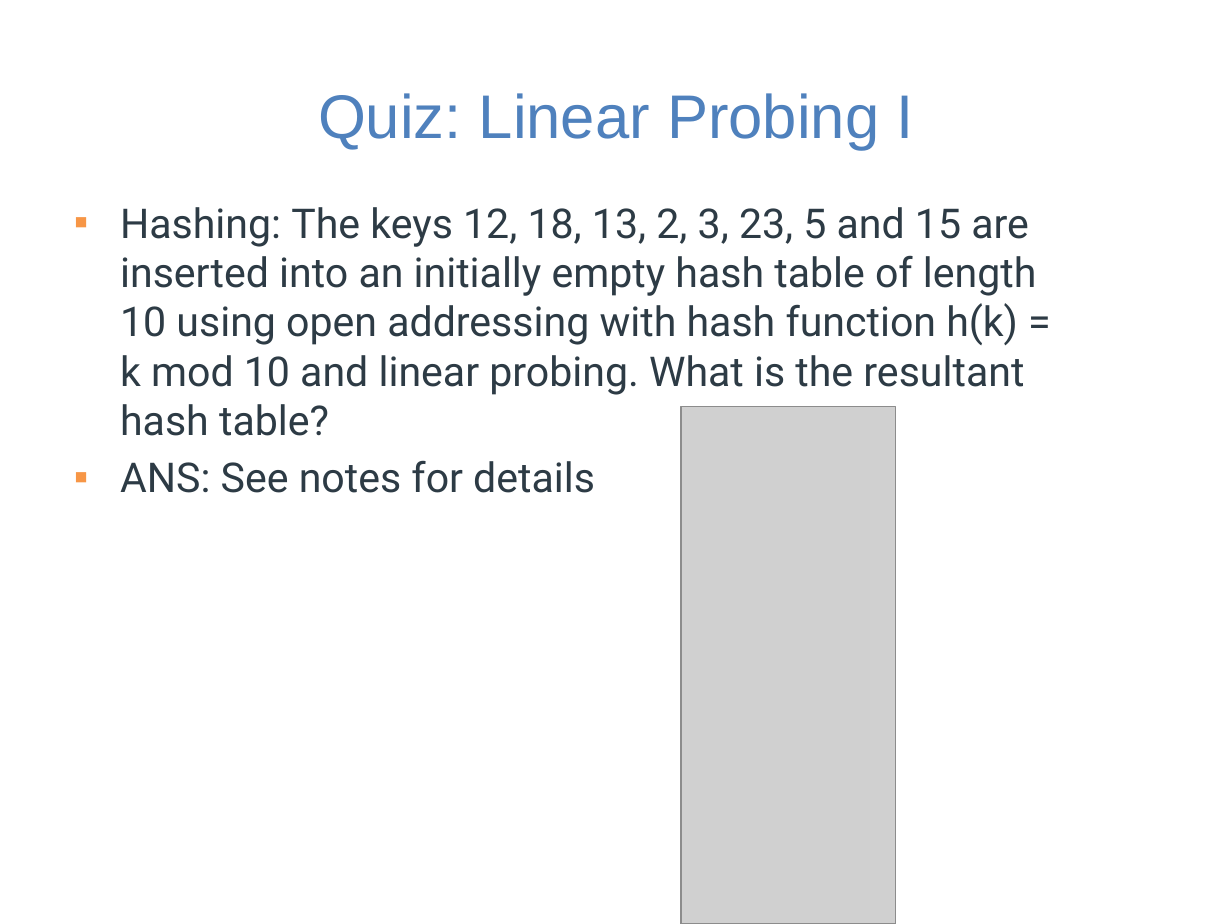
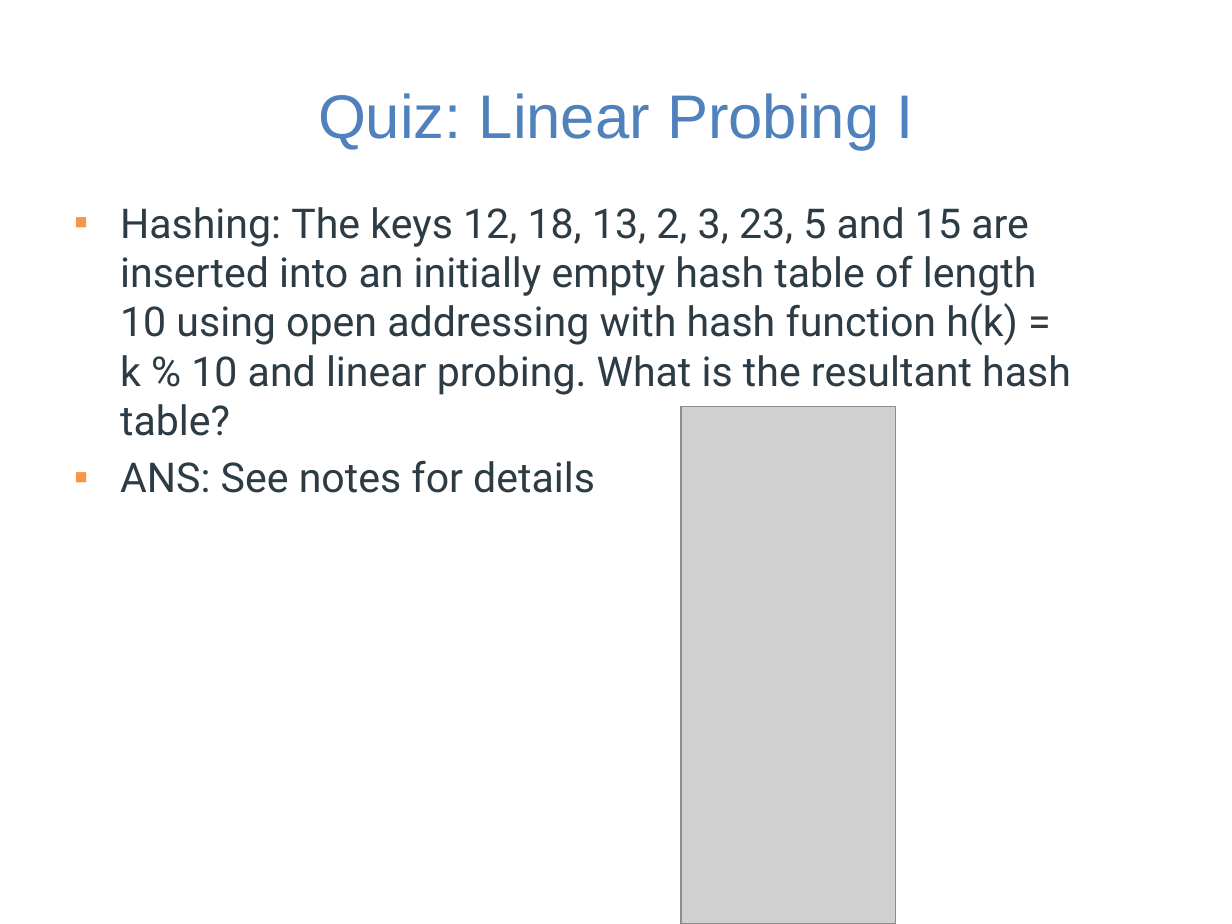
Before and after one commit to guhofstra/CSC111Fa25, a slide deck: slide 3 of PPTs/Lecture 7-hash table exercises ANS.pptx. Drawn at 1232x924 pixels with LibreOffice and Linux fonts; fonts in the diff are those of the drawing; grey boxes stand for pictures. Boxes give left, top, right and bottom in pixels: in the first picture for what was removed or moved away, otherwise in the second. Text is boxed around its words. In the diff, an @@ line names an element or a change of style, - is before the commit and + after.

```diff
--- a/PPTs/Lecture 7-hash table exercises ANS.pptx
+++ b/PPTs/Lecture 7-hash table exercises ANS.pptx
@@ text at (x1=120, y1=207, x2=1071, y2=436): text changed @@
-▪ Hashing: The keys 12, 18, 13, 2, 3, 23, 5 and 15 are inserted into an initially empty hash table of length 10 using open addressing with hash function h(k) = k mod 10 and linear probing. What is the resultant hash table?
+▪ Hashing: The keys 12, 18, 13, 2, 3, 23, 5 and 15 are inserted into an initially empty hash table of length 10 using open addressing with hash function h(k) = k % 10 and linear probing. What is the resultant hash table?
```
Also in this commit, not shown: 3 other slides changed, 5 slides added, 4 other files.
